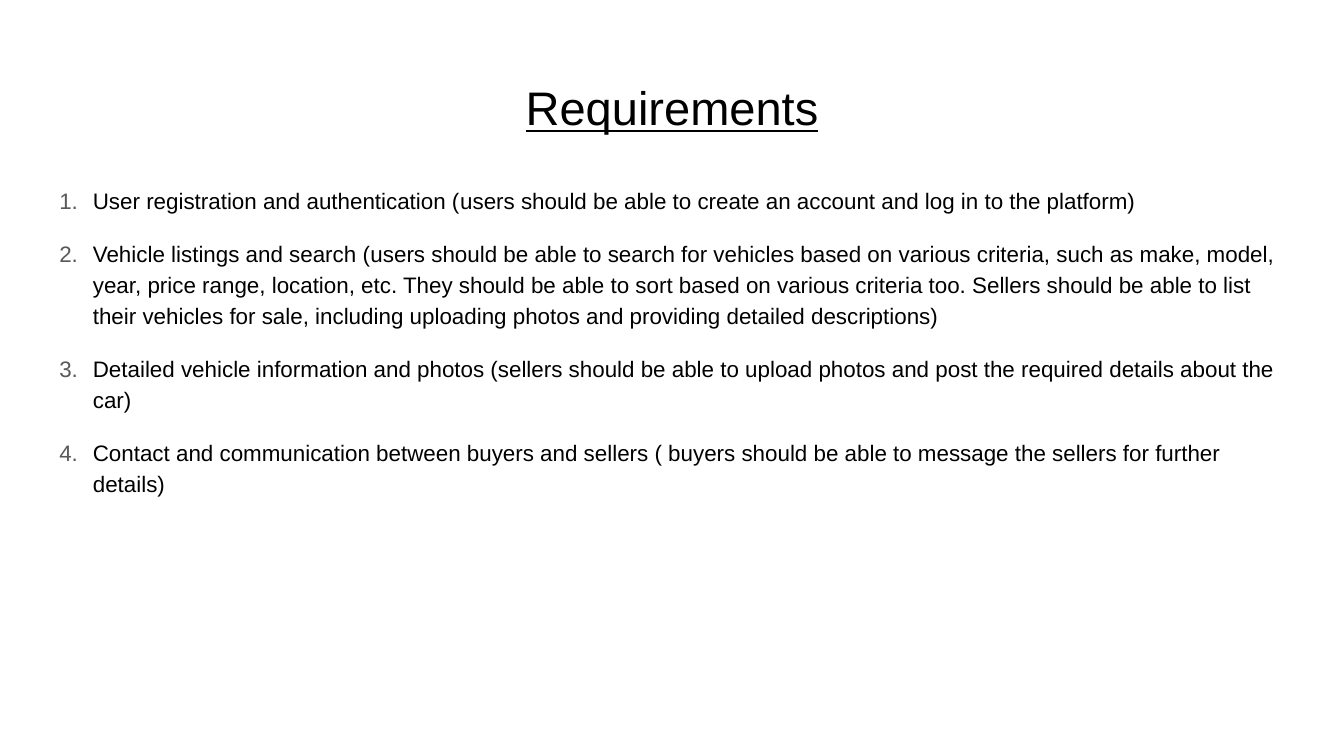
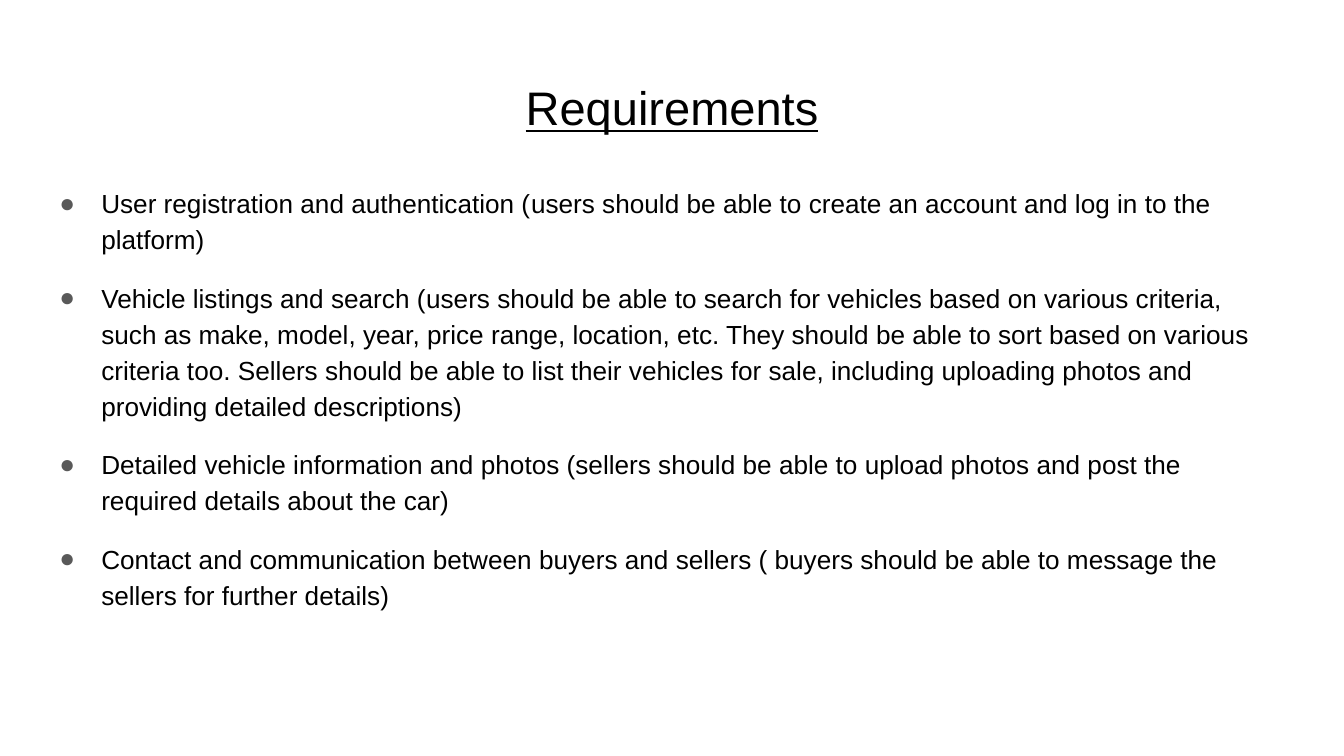
Before and after one commit to AndreiGhita2002/WAD_Car_Market, a slide deck: slide 3 of Design Specification.pptx. Drawn at 1344x756 pixels with LibreOffice and Linux fonts; fonts in the diff are those of the drawing. Boxes give left, top, right and bottom in pixels: in the first picture for what was removed or moved away, otherwise in the second. Text is boxed around its words. In the diff, an @@ line names an element or a change of style, - is before the commit and + after.

Commit message:
added personas, polished requirements

```diff
--- a/Design Specification.pptx
+++ b/Design Specification.pptx
@@ text "User registration and authentication (users ..." at (101,194,1248,610): size 12 to 14 pt; bullet 1. to ● @@
```
Also in this commit, not shown: 4 other slides changed, 3 slides added, 3 slides removed.
